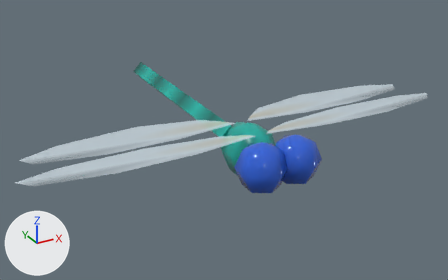
An edit to the glTF model public/models/dragonfly.glb, drawn before and after from the same camera.
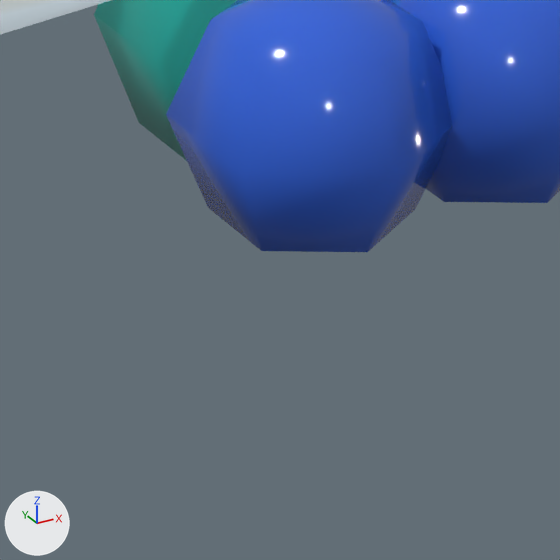
Old and new are each drawn whole from a 50 mm lens placed at (-0.0479, -0.0841, 0.0502), pointed at (0.003, 0.0083, 0.004) and again close up on the part from 45% to 69% of the width and 52% to 90% of the height. Arrows for +X, +Y and +Z are at lower left; the lights stay in place. The older version's two pictures come first. Vertices at exactly the same position are counted once.

In view in the first close-up: 'dragonfly_body'.
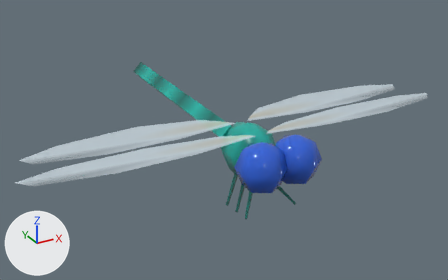
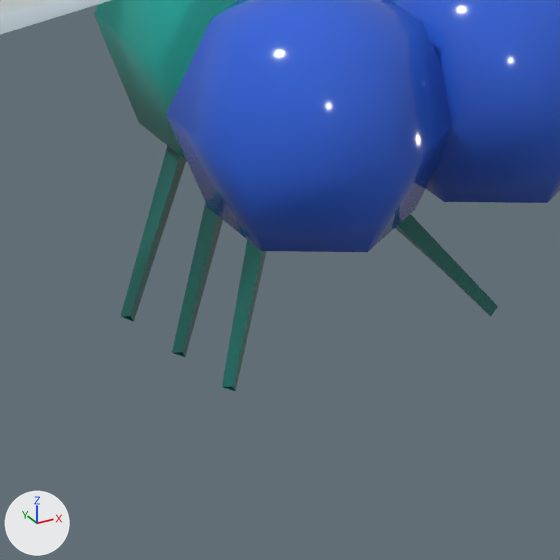
Pixel boxes (x1, y1, x2, y2) of what changed, in the close-ups (560 x 560 px):
'dragonfly_body', reshaped
    before: (94, 0, 560, 252)
    after: (94, 0, 560, 391)
part 1 of me_dragonfly_body, added
    after: (120, 146, 498, 391)

The edits, one by one:
me_dragonfly_body is used by ob_dragonfly_body; location (0.0, 0.0, 0.0).
me_dragonfly_body had 160 vertices, 252 faces and spanned x -0.037..0.037, y -0.0183..0.0411, z 0.003..0.0135.
me_dragonfly_body now has 196 vertices, 288 faces and spans x -0.037..0.037, y -0.0183..0.0411, z 0.0001..0.0135.
Part 1, on me_dragonfly_body:
36 vertices are added at x -0.0054..0.0054, y -0.0128..-0.0043, z 0.0001..0.0045.
36 new faces join them, mat_dragonfly_body.
